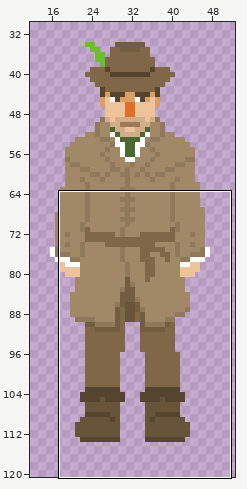
One commit to this pixel-art file: TCC_Mark_Roger/Assets/Sprites/Characters/PLAYER.aseprite. The first picture is a wide view before the edit; the outline marks the close-up.
Close-up. Before the commit:
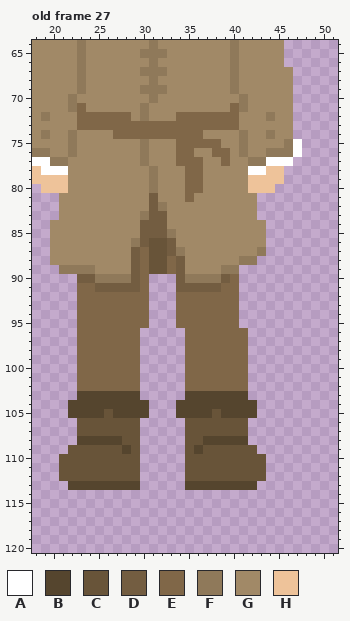
64x128 pixels, 36 frames. Colours within 5 levels of each other are drawn and written as one. Shown: old frame 27: x 18..51, y 64..120. The wide view leaves out empty margins. The commit also changed other frames or places, which this record leaves out.
Palette (. is transparent): A #ffffff  B #55452e  C #685439  D #735d41  E #806748  F #8f795a  G #a18967  H #eec39a
Pixels before, old frame 27, first column x 18:
 64 GGGGGFGGGGGGGFGGGGGGGGFGGGGG..
 65 GGGGGFGGGGGGFFFGGGGGGGFGGGGG..
 66 GGGGGFGGGGGGGFGGGGGGGGFGGGGG..
 67 GGGGGFGGGGGGFFFGGGGGGGFGGGGGG.
 68 GGGGGFGGGGGGGFGGGGGGGGFGGGGGG.
 69 GGGGGFGGGGGGFFFGGGGGGGFGGGGGG.
 70 GGGGFGGGGGGGGFGGGGGGGGGFGGGGG.
 71 GGGGFEGGGGGGFGGGGGGGGGEFGGGGG.
 72 GFGGGEEEEEEGFGGGEEEEEEEGGGFGG.
 73 GGGGGEEEEEEEEEEEEEEEEEEGGGGGG.
 74 GFGGFGGGGEEEEEEEEEEGGGGFGGFGG.
 75 GGGGFGGGGGGGFGGGEEEEEGGFGGGGFA
 76 FFGGFGGGGGGGFGGGEEGGEEGFGGFFFA
 77 AAFFGGGGGGGGFGGGEEEGGEGGFFAAA.
 78 HAAAGGGGGGGGGFGGGEEGGGGGAAHH..
 79 HHHHGGGGGGGGGFGGGEEGGGGGHHHH..
 80 .HHHGGGGGGGGGFGGGEEGGGGGHHH...
 81 ...GGGGGGGGGGDGGGEGGGGGGG.....
 82 ...GGGGGGGGGGDFGGGGGGGGGG.....
 83 ...GGGGGGGGGFDDGGGGGGGGGG.....
 84 ..GGGGGGGGGGDDDGGGGGGGGGGG....
 85 ..GGGGGGGGGGDDDFGGGGGGGGGG....
 86 ..GGGGGGGGGFDCCDGGGGGGGGGG....
 87 ..GGGGGGGGGDECCDFGGGGGGGGF....
 88 ..GGGGGGGGGDECCEDGGGGGGFF.....
 89 ...FFFFGGGGDECCEDGGGGFF.......
 90 .....DDFFFFDE...DFFFFDE.......
 91 .....EEDDDDDE...DDDDDEE.......
 92 .....EEEEEEEE...EEEEEEE.......
 93 .....EEEEEEEE...EEEEEEE.......
 94 .....EEEEEEEE...EEEEEEE.......
 95 .....EEEEEEEE...EEEEEEE.......
 96 .....EEEEEEE.....EEEEEEE......
 97 .....EEEEEEE.....EEEEEEE......
 98 .....EEEEEEE.....EEEEEEE......
 99 .....EEEEEEE.....EEEEEEE......
100 .....EEEEEEE.....EEEEEEE......
101 .....EEEEEEE.....EEEEEEE......
102 .....EEEEEEE.....EEEEEEE......
103 .....BBBBBBB.....BBBBBBB......
104 ....BBBBBBBBB...BBBBBBBBB.....
105 ....BBBBCBBBB...BBBBCBBBB.....
106 .....CCCCCCC.....CCCCCCC......
107 .....CCCCCCC.....CCCCCCC......
108 .....BBBBBCC.....CCBBBBB......
109 ....CCCCCCBC.....CBCCCCCC.....
110 ...CCCCCCCCC.....CCCCCCCCC....
111 ...CCCCCCCCC.....CCCCCCCCC....
112 ...CCCCCCCCC.....CCCCCCCCC....
113 ....BBBBBBBB.....BBBBBBBB.....
And afterwards:
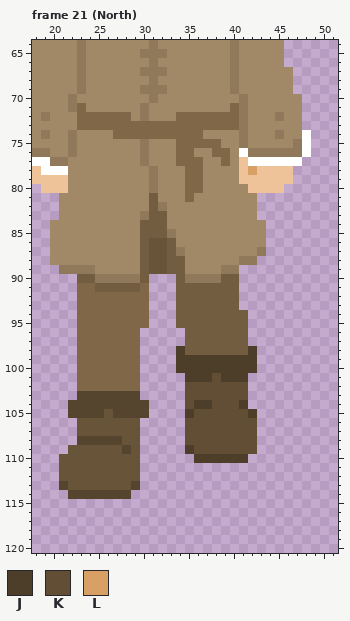
Colours new in this view: J #4d3e2a  K #614e35  L #d9a066
A new or re-ordered frame is compared with the old frame closest to it.
The exact change:
frames 36 -> 42
Frame 21 (North) is new; against old frame 27, layer "Layer 3":
y 70..71: x 47 . -> G
y 72: x 41 G -> F; x 44..45 FG -> GF; x 47 . -> G
y 73: x 41 G -> F; x 47 . -> G
y 74: x 44..45 FG -> GF; x 47..48 .. -> GA
y 75: x 46..48 FA. -> GFA
y 76: x 41..43 FGG -> AFF; x 47..48 A. -> FA
y 77: x 41..43 GFF -> HAA; x 47 . -> A
y 78: x 41..43 GAA -> HLH; x 46 . -> H
y 79: x 41 G -> H; x 46 . -> H
y 80: x 45 . -> H
y 86: x 29 F -> G
y 87: x 29..30 DE -> GD
y 88..89: x 29..30 DE -> GD; x 33 E -> D
y 90: x 29..30 DE -> FD; x 40 E -> D
y 91: x 39..40 EE -> DD
y 92..93: x 34..40 EEEEEEE -> DDDDDDD
y 94..95: x 34..41 EEEEEEE. -> DDDDDDDD
y 96..97: x 35..41 EEEEEEE -> DDDDDDD
y 98: x 34..42 .EEEEEEE. -> JDDDDDDDJ
y 99..100: x 34..42 .EEEEEEE. -> JJJJJJJJJ
y 101: x 35..41 EEEEEEE -> JJJKJJJ
y 102: x 35..41 EEEEEEE -> KKKKKKK
y 103: x 35..41 BBBBBBB -> KKKKKKK
y 104: x 34..42 BBBBBBBBB -> .KJJKKKJ.
y 105: x 34..42 BBBBCBBBB -> .JKKKKKKJ
y 106..107: x 35..42 CCCCCCC. -> KKKKKKKK
y 108: x 35..42 CCBBBBB. -> KKKKKKKK
y 109: x 35..42 CBCCCCCC -> JKKKKKKK
y 110: x 35..43 CCCCCCCCC -> .JJJJJJ..
y 111..112: x 35..43 CCCCCCCCC -> .........
y 113: x 21..28 .BBBBBBB -> BCCCCCCC; x 35..42 BBBBBBBB -> ........
y 114: x 22..28 ....... -> BBBBBBB
Where, in picture pixels (left, top, right, bottom), the same in both close-ups:
changed: (239, 94, 311, 193)
changed: (131, 238, 266, 490)
changed: (59, 481, 131, 499)
